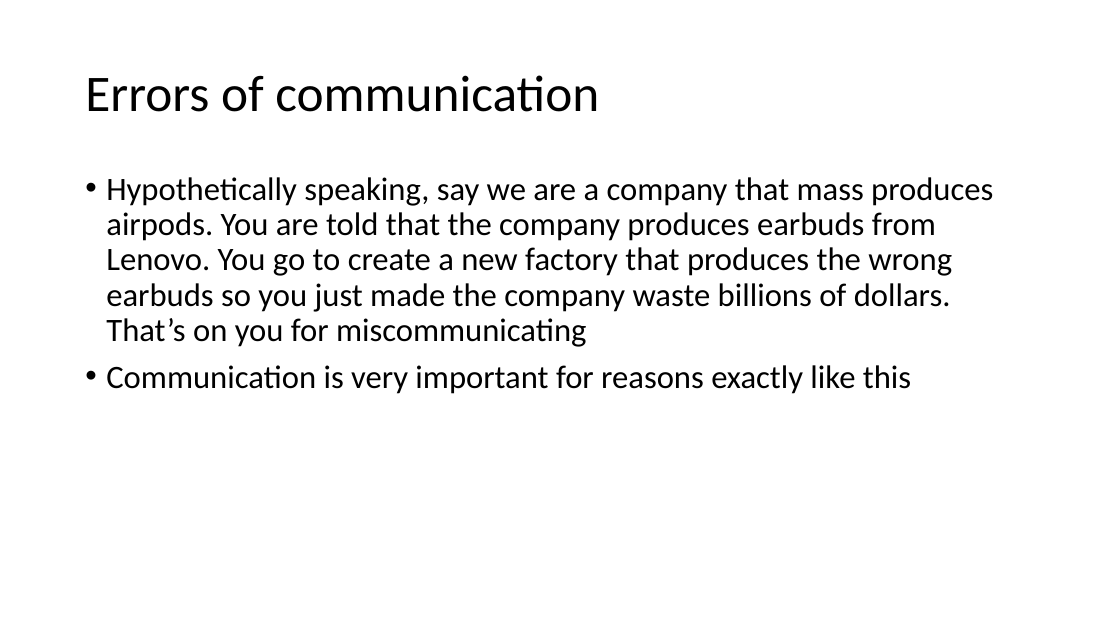
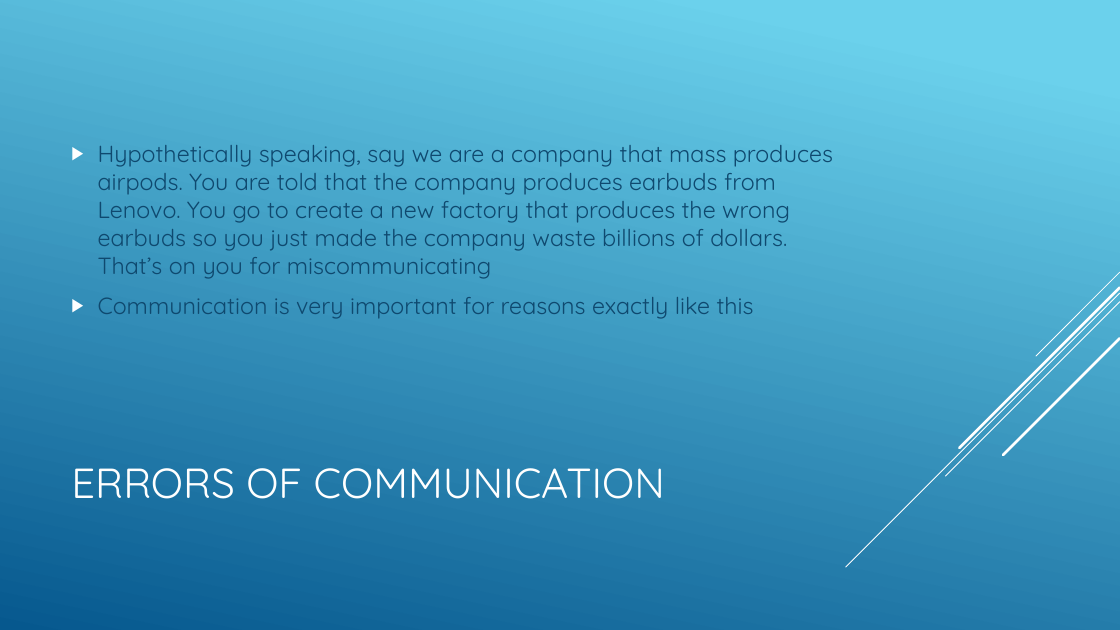
Before and after one commit to csmith1188/docpacs2122, a slide deck: slide 10 of docpac_mar18/Presentation.pptx. Drawn at 1120x630 pixels with LibreOffice and Linux fonts; fonts in the diff are those of the drawing. Boxes give left, top, right and bottom in pixels: in the first picture for what was removed or moved away, otherwise in the second. Text is boxed around its words. In the diff, an @@ line names an element or a change of style, - is before the commit and + after.

```diff
--- a/docpac_mar18/Presentation.pptx
+++ b/docpac_mar18/Presentation.pptx
@@ background #FFFFFF to gradient #6ED2EB to #06588E @@
@@ text "Hypothetically speaking, say we are ...": place and size @@
-text "Hypothetically speaking, say we are ..." at (106,177,993,394)
+text "Hypothetically speaking, say we are ..." at (98,145,833,319)
@@ text "Hypothetically speaking, say we are ..." at (98,145,833,319): size 28 to 20 pt, font Calibri to Quicksand, text colour #000000 to #0F496F; bullet • to ▶; line spacing 0.9 to 1; vertical alignment top to middle @@
@@ group added at (846,272,1120,567): 5 lines @@
@@ title at (71,468,665,499): text changed; size 44 to 36 pt; font Calibri to Quicksand; text colour #000000 to #FFFFFF @@
-Errors of communication
+ERRORS OF COMMUNICATION
```
Also in this commit, not shown: 11 other slides changed, 1 slide added, 1 slide removed.
